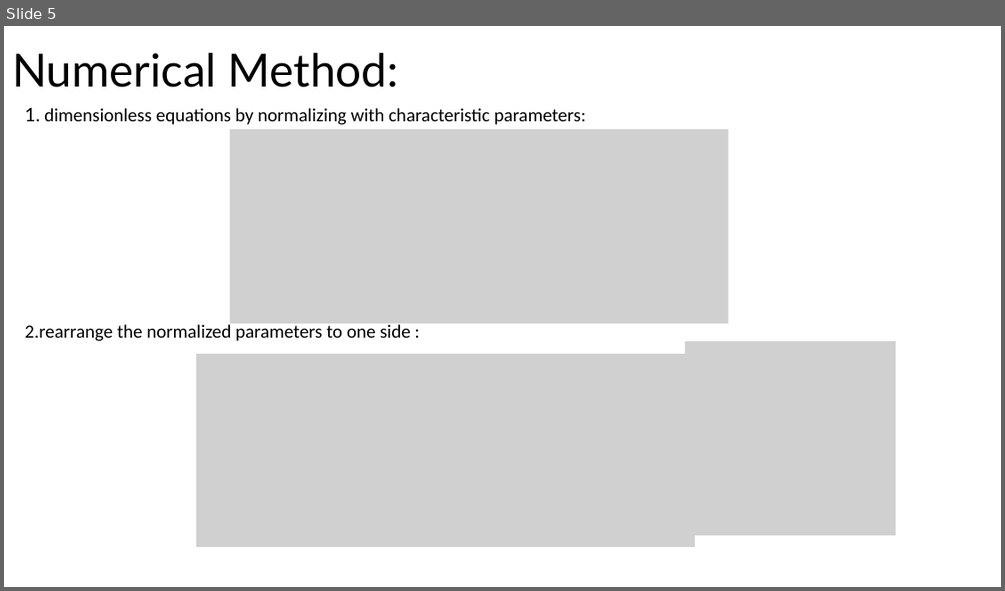
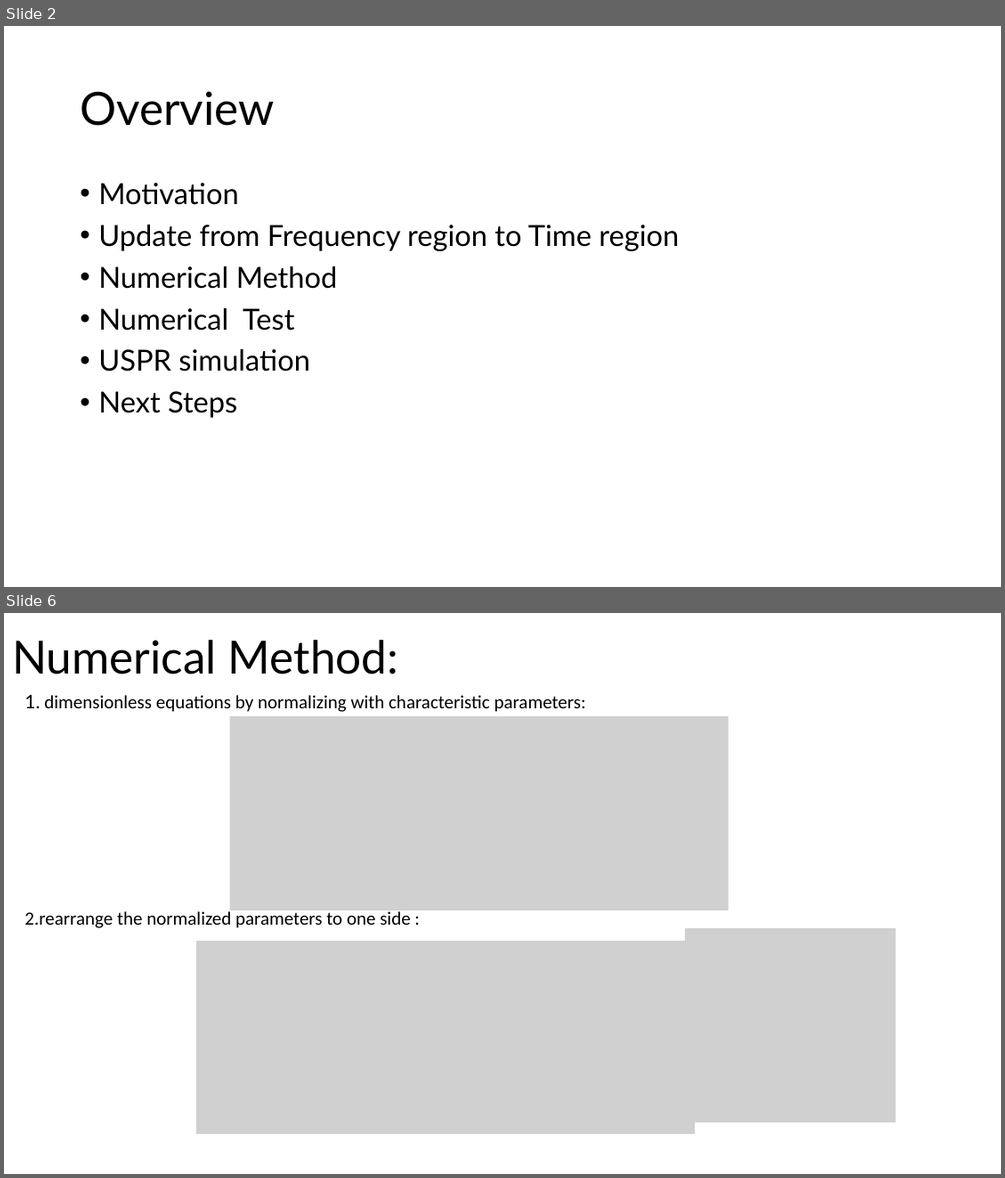
Before and after one commit to USTC-star/computer_share, a slide deck: 1D full wave simulation in magnetic plasma.pptx. Shown one above the other, each under a label of ours: slide 5 before the commit, slides 2 and 6 after it; the slides between them are not shown. The pictures are 1005x591 and 1005x1178 pixels, drawn with LibreOffice and Linux fonts; fonts in the diff are those of the drawing; grey boxes stand for pictures. Boxes give left, top, right and bottom in pixels: in the first picture for what was removed or moved away, otherwise in the second. Text is boxed around its words. In the diff, an @@ line names an element or a change of style, - is before the commit and + after.

```diff
--- a/1D full wave simulation in magnetic plasma.pptx
+++ b/1D full wave simulation in magnetic plasma.pptx
@@ slide 2 added at <box>4,26,1001,587</box>, background #FFFFFF @@
@@ title added at <box>80,91,275,126</box>, 44 pt, text #000000 @@
+Overview
@@ text added at <box>98,183,679,418</box>, 28 pt, text #000000 @@
+• Motivation
+• Update from Frequency region to Time region
+• Numerical Method
+• Numerical Test
+• USPR simulation
+• Next Steps
@@ what was slide 5 is now slide 6 @@
```
Also in this commit, not shown: 8 slides changed, 2 other slides added.
